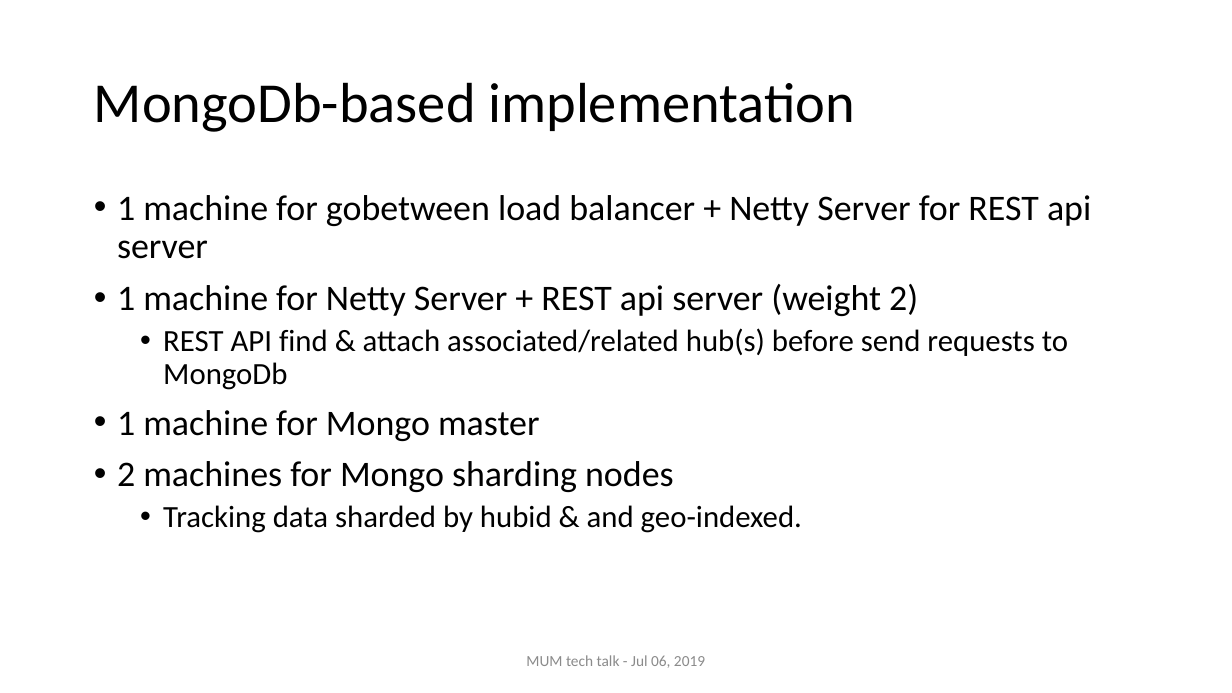
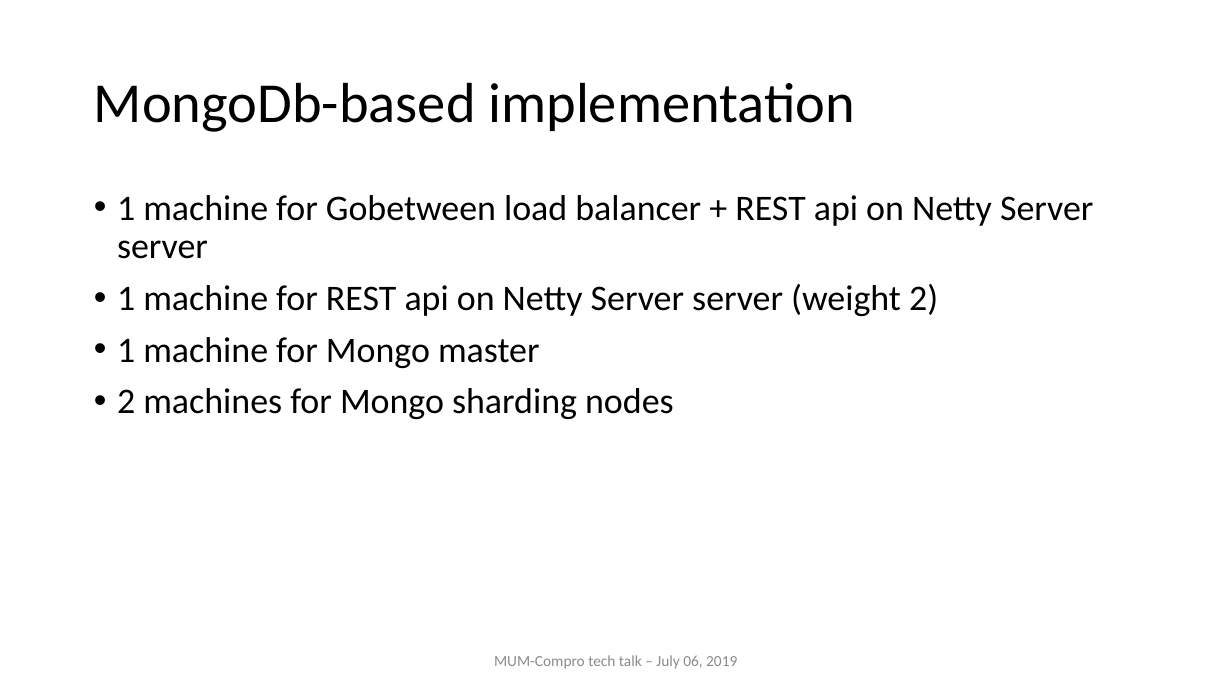
Before and after one commit to nghianghesi/hms, a slide deck: slide 13 of slide.pptx (slide 11 before the commit). Drawn at 1232x693 pixels with LibreOffice and Linux fonts; fonts in the diff are those of the drawing. Boxes give left, top, right and bottom in pixels: in the first picture for what was removed or moved away, otherwise in the second. Text is boxed around its words. In the diff, an @@ line names an element or a change of style, - is before the commit and + after.

```diff
--- a/slide.pptx
+++ b/slide.pptx
@@ text at [117,195,1093,316]: text changed @@
-• 1 machine for gobetween load balancer + Netty Server for REST api server
-• 1 machine for Netty Server + REST api server (weight 2)
-  • REST API find & attach associated/related hub(s) before send requests to MongoDb
+• 1 machine for Gobetween load balancer + REST api on Netty Server server
+• 1 machine for REST api on Netty Server server (weight 2)
@@ text at [163,505,802,533]: paragraph removed @@
-  • Tracking data sharded by hubid & and geo-indexed.
@@ text at [494,655,737,669]: text changed @@
-MUM tech talk - Jul 06, 2019
+MUM-Compro tech talk – July 06, 2019
```
Also in this commit, not shown: 27 other slides changed, 1 slide added.
